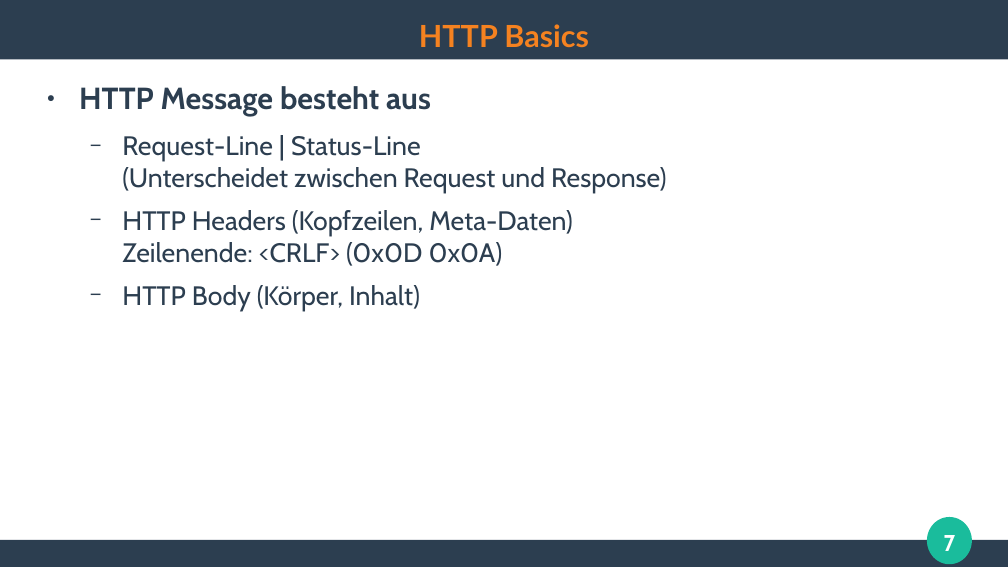
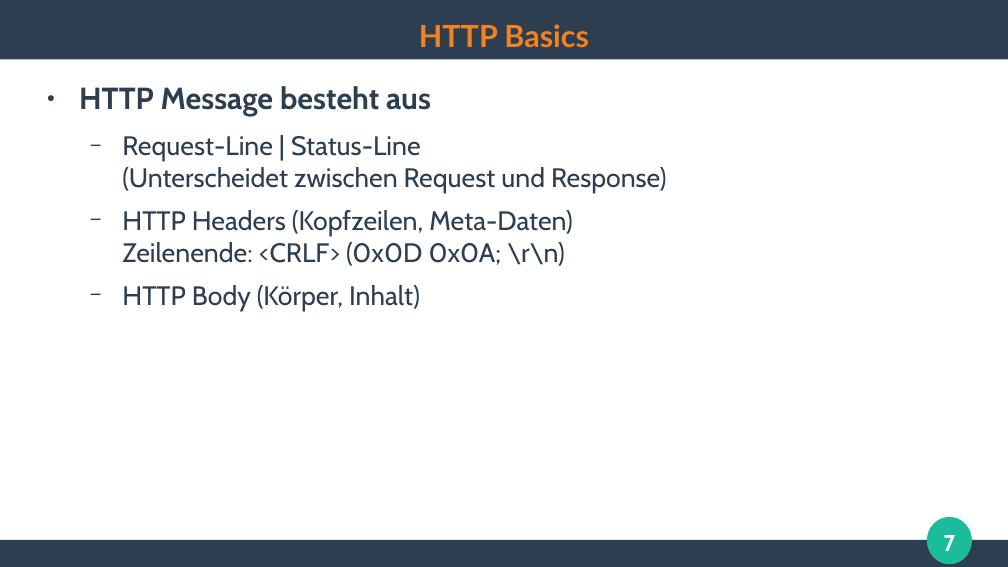
Before and after one commit to ghandmann/HS-AlbSig-WebAnwendungen2, a slide deck: slide 7 of Kapitel/02_HTTP.odp. Drawn at 1008x567 pixels with LibreOffice and Linux fonts; fonts in the diff are those of the drawing. Boxes give left, top, right and bottom in pixels: in the first picture for what was removed or moved away, otherwise in the second. Text is boxed around its words. In the diff, an @@ line names an element or a change of style, - is before the commit and + after.

```diff
--- a/Kapitel/02_HTTP.odp
+++ b/Kapitel/02_HTTP.odp
@@ text at (122,210,573,266): text changed @@
-  − HTTP Headers (Kopfzeilen, Meta-Daten)
-    Zeilenende: <CRLF> (0x0D 0x0A)
+  − HTTP Headers (Kopfzeilen, Meta-Daten)
+    Zeilenende: <CRLF> (0x0D 0x0A; \r\n)
```
Also in this commit, not shown: 1 other file.
